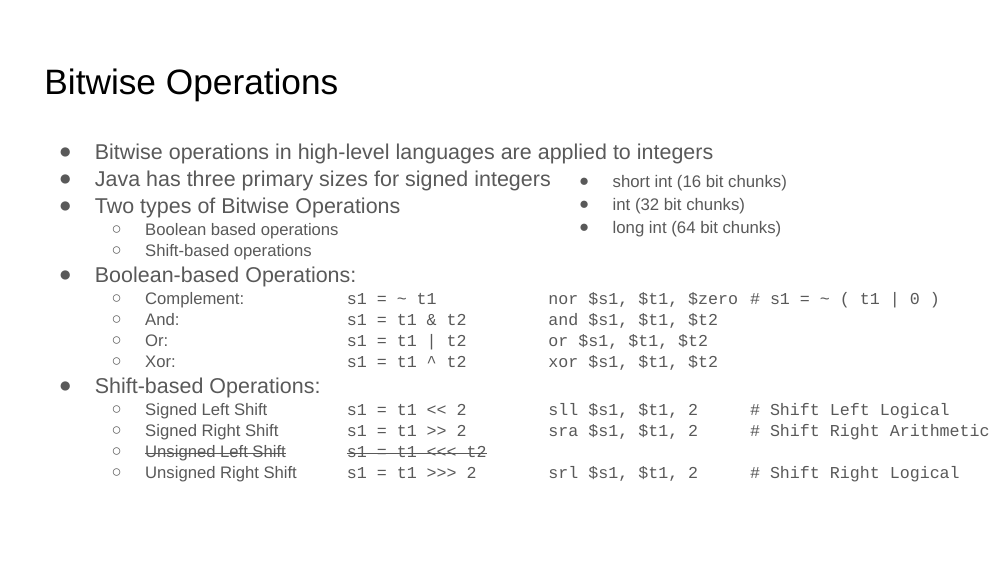
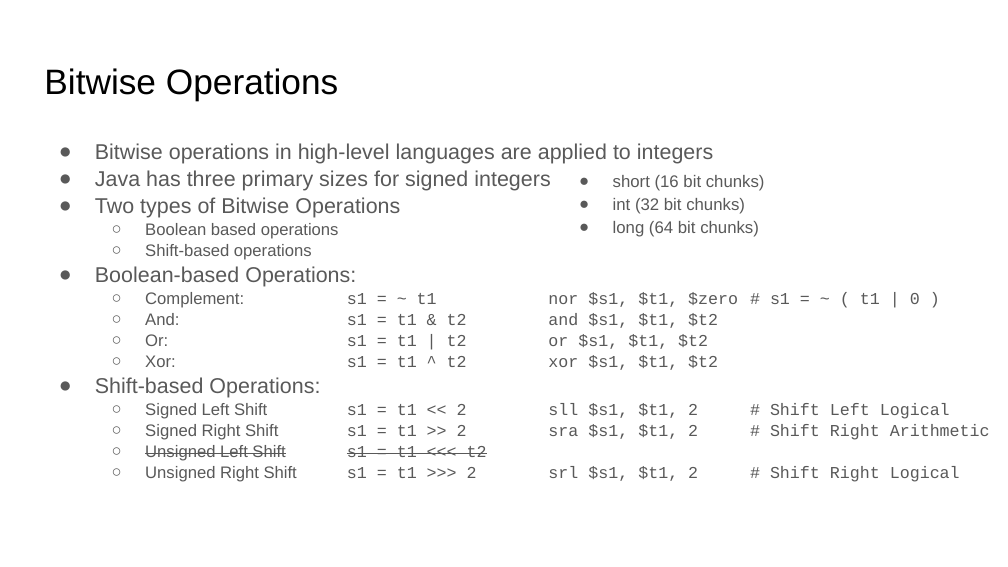
Before and after one commit to COMP122/comp122-s23, a slide deck: slide 1 of format-encodings/documents/ARCHIVE/bitwise-operations.pptx. Drawn at 1008x567 pixels with LibreOffice and Linux fonts; fonts in the diff are those of the drawing. Boxes give left, top, right and bottom in pixels: in the first picture for what was removed or moved away, otherwise in the second. Text is boxed around its words. In the diff, an @@ line names an element or a change of style, - is before the commit and + after.

```diff
--- a/format-encodings/documents/ARCHIVE/bitwise-operations.pptx
+++ b/format-encodings/documents/ARCHIVE/bitwise-operations.pptx
@@ text at <box>613,175,765,191</box>: text changed @@
-● short int (16 bit chunks)
+● short (16 bit chunks)
@@ text at <box>613,221,759,237</box>: text changed @@
-● long int (64 bit chunks)
+● long (64 bit chunks)
```
Also in this commit, not shown: 1 other slide changed, 3 slides removed, 8 other files.
